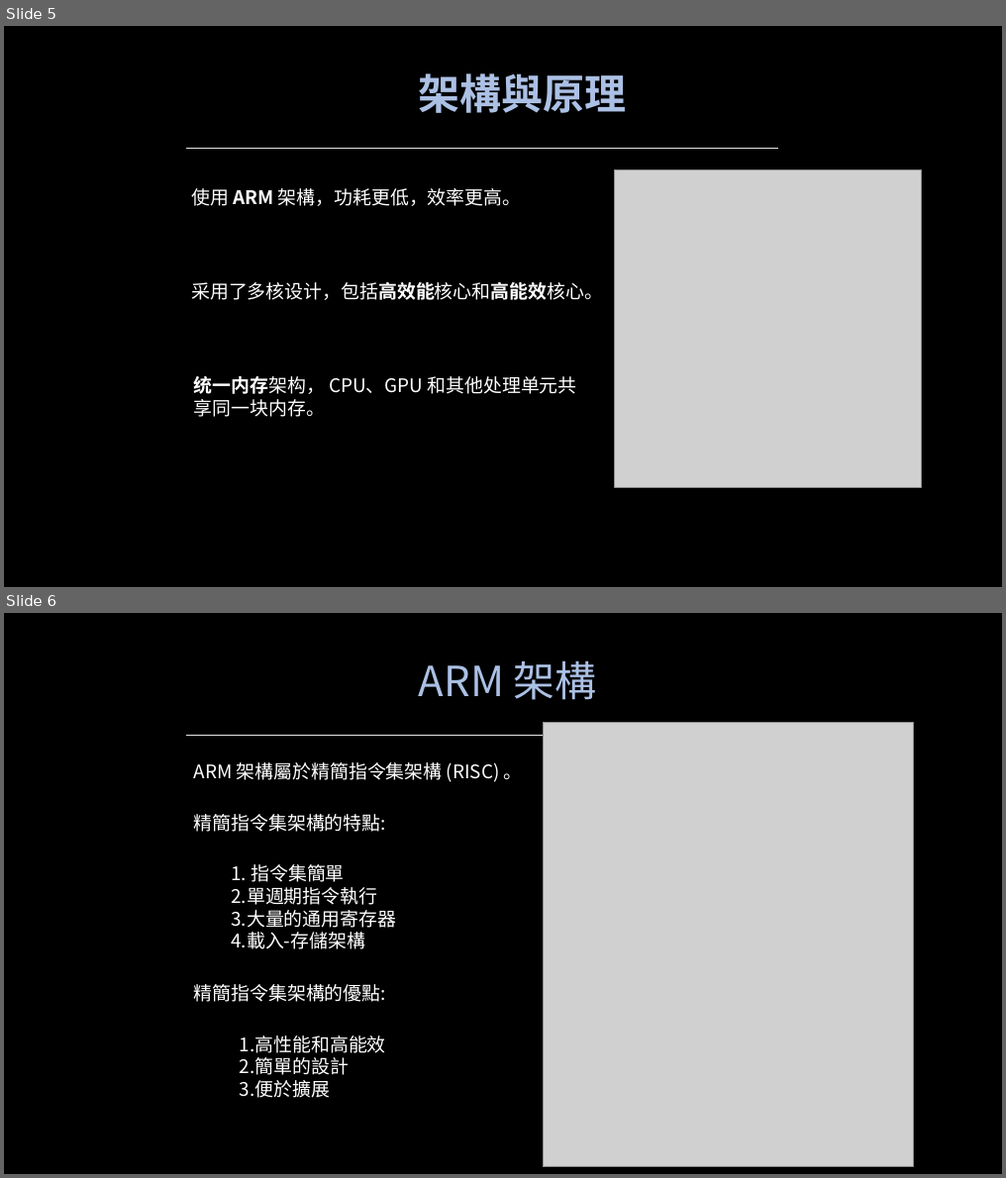
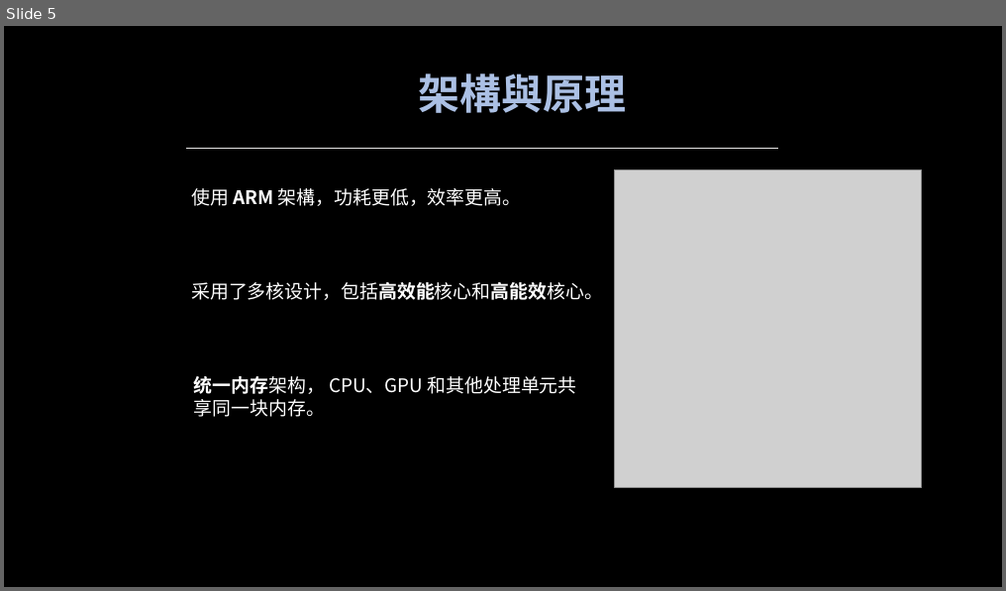
Before and after one commit to miaoyinnu/Apple, a slide deck: Apple.pptx. Shown one above the other, each under a label of ours: slides 5 and 6 before the commit, slide 5 after it. The pictures are 1006x1178 and 1006x591 pixels, drawn with LibreOffice and Linux fonts; fonts in the diff are those of the drawing; grey boxes stand for pictures. Boxes give left, top, right and bottom in pixels: in the first picture for what was removed or moved away, otherwise in the second. Text is boxed around its words. In the diff, an @@ line names an element or a change of style, - is before the commit and + after.

```diff
--- a/Apple.pptx
+++ b/Apple.pptx
@@ slide 6 removed at box(4, 613, 1002, 1174), background #000000 @@
@@ text removed at box(419, 661, 597, 700) @@
-ARM 架構
@@ picture removed at box(543, 722, 914, 1167) @@
@@ line removed from (187, 736) to (779, 736) @@
@@ text removed at box(194, 762, 523, 782) @@
-ARM 架構屬於精簡指令集架構 (RISC) 。
@@ text removed at box(194, 814, 386, 832) @@
-精簡指令集架構的特點:
@@ text removed at box(231, 864, 396, 950) @@
-1. 指令集簡單
-2.單週期指令執行
-3.大量的通用寄存器
-4.載入-存儲架構
@@ text removed at box(194, 984, 386, 1002) @@
-精簡指令集架構的優點:
@@ text removed at box(240, 1036, 386, 1098) @@
-1.高性能和高能效
-2.簡單的設計
-3.便於擴展
```
Also in this commit, not shown: 2 slides added.
